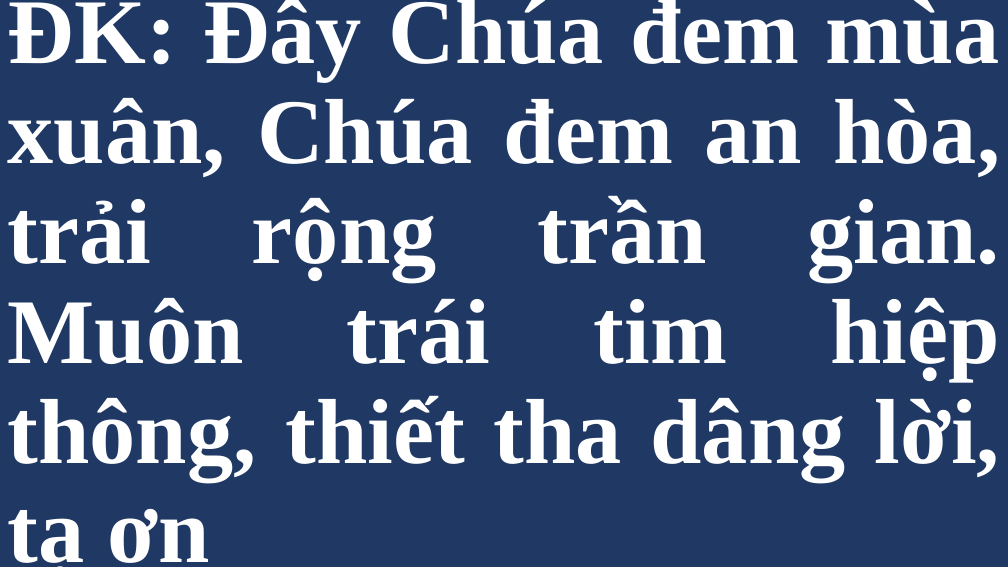
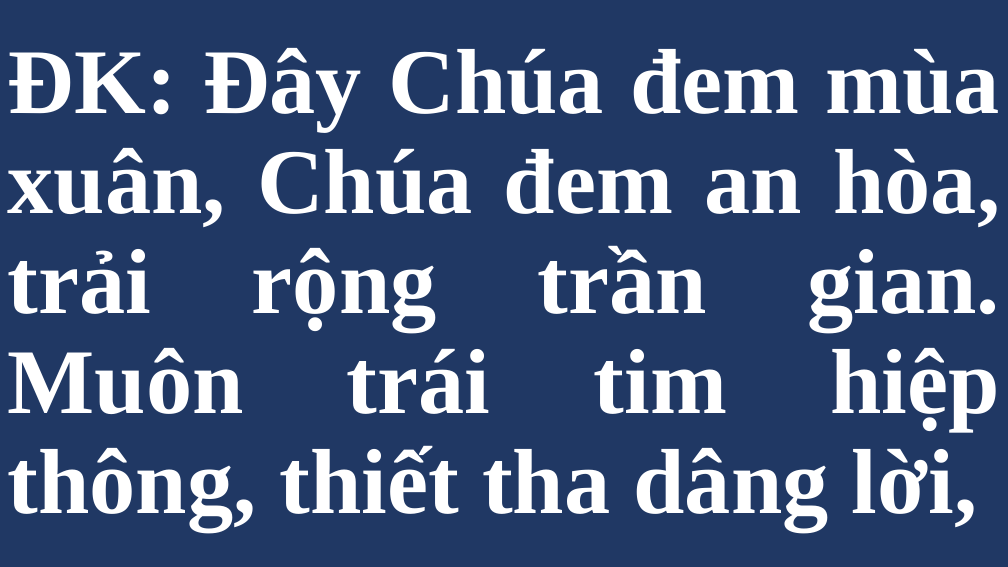
Before and after one commit to anhpeter/song-generator, a slide deck: slide 27 of output/songs.pptx. Drawn at 1008x567 pixels with LibreOffice and Linux fonts; fonts in the diff are those of the drawing. Boxes give left, top, right and bottom in pixels: in the first picture for what was removed or moved away, otherwise in the second. Text is boxed around its words. In the diff, an @@ line names an element or a change of style, - is before the commit and + after.

```diff
--- a/output/songs.pptx
+++ b/output/songs.pptx
@@ title at (8, 48, 1001, 530): text changed @@
-ĐK: Đây Chúa đem mùa xuân, Chúa đem an hòa, trải rộng trần gian. Muôn trái tim hiệp thông, thiết tha dâng lời, tạ ơn
+ĐK: Đây Chúa đem mùa xuân, Chúa đem an hòa, trải rộng trần gian. Muôn trái tim hiệp thông, thiết tha dâng lời,
```
Also in this commit, not shown: 9 other slides changed, 1 slide added, 1 slide removed, 2 other files.
